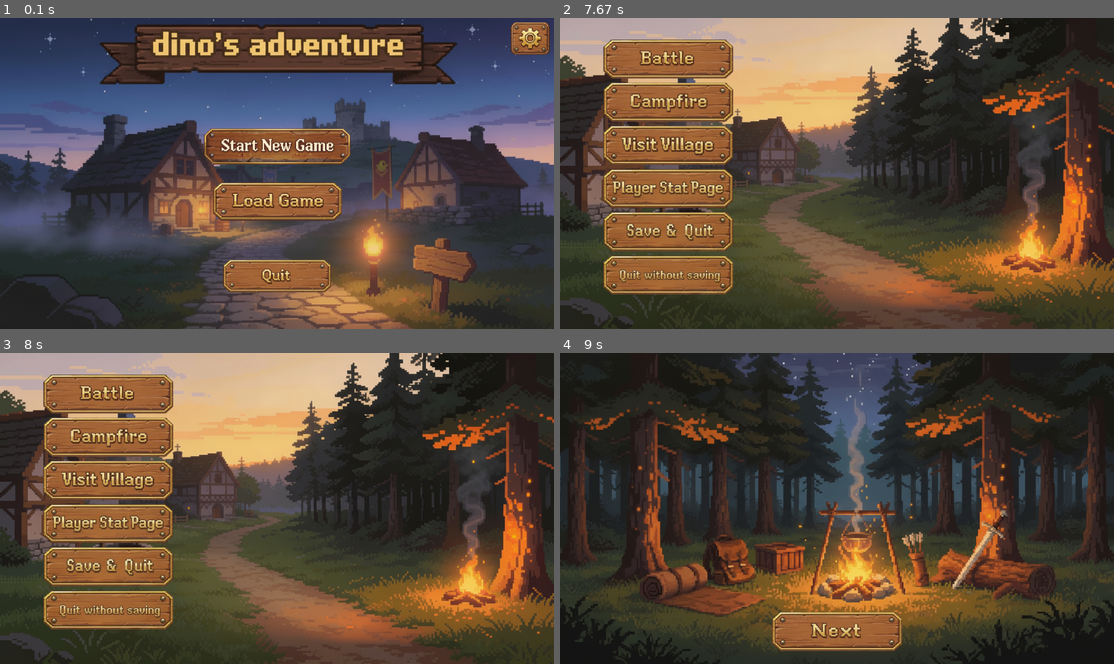
Above: before the commit, frames 1-4 (two rows, left to right).
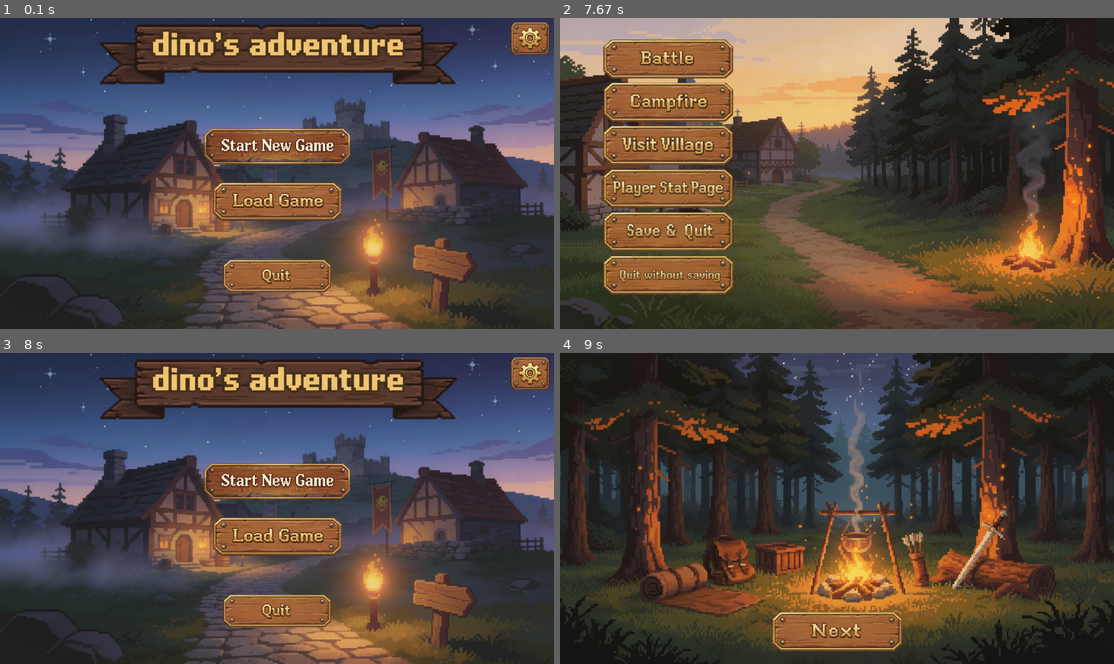
Above: after the commit, the same moments.

Repository: TheDelta29/RPG-game
Game: pygame game, started from run.py
Two runs of this game, one before a commit and one after it. Both use one fixed random seed, a clock stepped at 60 frames per second and the inputs below.
Inputs (mouse positions are in pixels of both pictures, inside the frame that each line leads up to):
- Up to frame 1 (0.1 s): no input
- Up to frame 2 (7.67 s): click (814, 185) at 0.38 s; click (665, 58) at 0.72 s; tap 1 at 1, 1.67, 6.07, 6.37, 6.98 s; tap Enter at 1.33, 6.5, 6.9 s; click (837, 285) at 2.05 s; click (837, 285) at 2.38 s; click (665, 101) at 2.72 s; click (837, 297) at 3.05 s; click (1036, 148) at 3.38 s; click (676, 114) at 3.72 s; click (837, 297) at 4.05 s; click (704, 226) at 4.38 s; click (715, 117) at 4.72 s; click (837, 297) at 5.05 s; click (715, 114) at 5.38 s; click (665, 58) at 5.72 s; move the mouse to (1030, 170) at 6.03 s; click (837, 285) at 7.22 s; click (837, 285) at 7.55 s
- Up to frame 3 (8 s): click (105, 567) at 7.88 s
- Up to frame 4 (9 s): click (837, 483) at 8.38 s; click (665, 436) at 8.72 s

Frames 1-2 are identical in both runs. In frame 3, 84% of the frame differs, in the area x 0-100%, y 0-100%; in frame 4, nothing differs.

Commit message:
Improved game state transitions: fixed save button to return to the menu, added overworld loading logic with `load_game()` integration.

Diff:
--- a/UI/mainmenu.py
+++ b/UI/mainmenu.py
@@ -64,7 +64,8 @@
                 current_state = "campfire"
                 day += 1
             elif target == "load_overworld":
-
+                from main import load_game
+                day, party = load_game()
                 if party is None:
                     party = copy.deepcopy(party_template)
                     day = 1
--- a/UI/overworldstate.py
+++ b/UI/overworldstate.py
@@ -56,7 +56,7 @@
         if self.savebutton.rect.collidepoint(event.pos):
             save_game(self.day, self.party)
             self.message_log.append("Game saved!")
-            return None
+            return("switch", "menu")
         if self.quitwithoutsavingbutton.rect.collidepoint(event.pos):
             return("switch", "menu")
 
